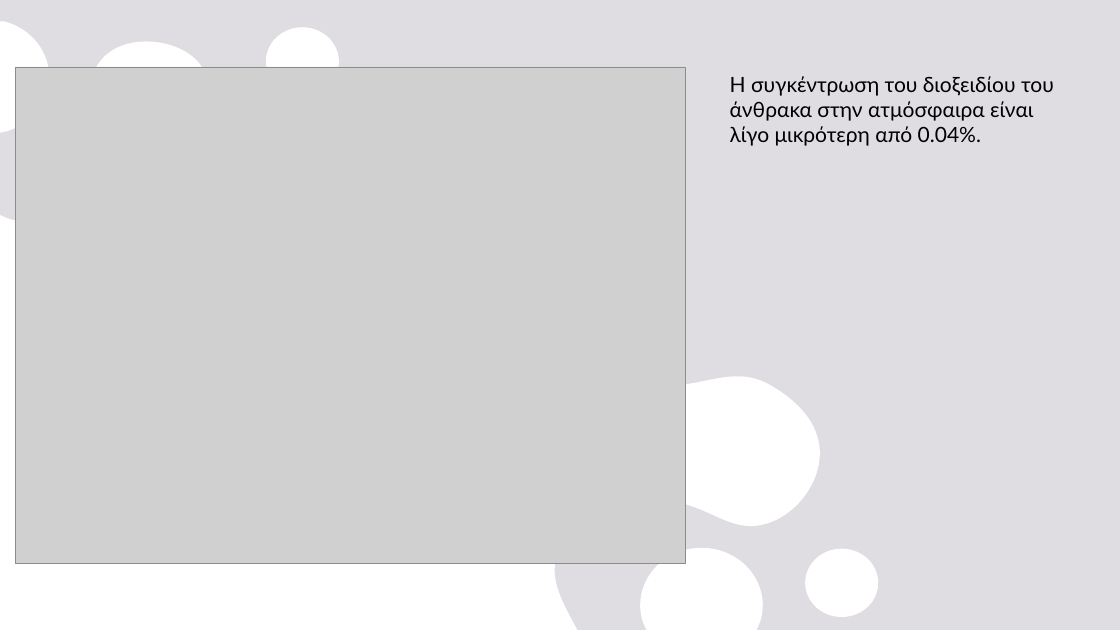
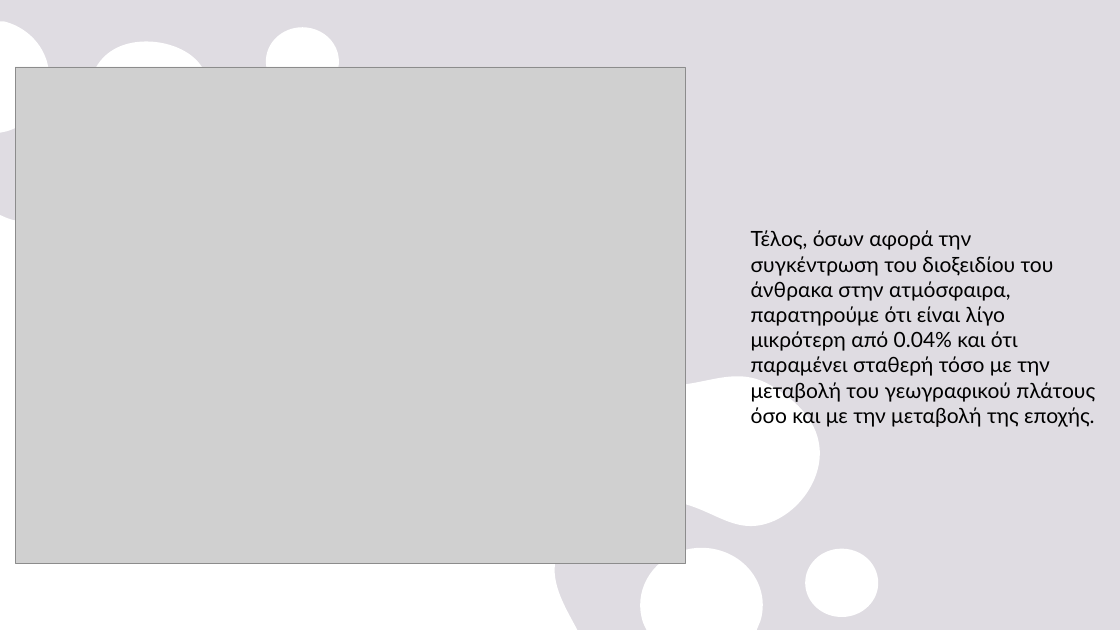
Before and after one commit to nadezsha/MSc---Applied-Meteorology-and-Environmental-Physics, a slide deck: slide 16 of Radiation and Atmosphere Interaction/Report 0/ΕργασίαΜηδέν.pptx (slide 15 before the commit). Drawn at 1120x630 pixels with LibreOffice and Linux fonts; fonts in the diff are those of the drawing; grey boxes stand for pictures. Boxes give left, top, right and bottom in pixels: in the first picture for what was removed or moved away, otherwise in the second. Text is boxed around its words. In the diff, an @@ line names an element or a change of style, - is before the commit and + after.

```diff
--- a/Radiation and Atmosphere Interaction/Report 0/ΕργασίαΜηδέν.pptx
+++ b/Radiation and Atmosphere Interaction/Report 0/ΕργασίαΜηδέν.pptx
@@ text at bbox=[751, 230, 1095, 427]: text changed @@
-Η συγκέντρωση του διοξειδίου του άνθρακα στην ατμόσφαιρα είναι λίγο μικρότερη από 0.04%.
+Τέλος, όσων αφορά την συγκέντρωση του διοξειδίου του άνθρακα στην ατμόσφαιρα, παρατηρούμε ότι είναι λίγο μικρότερη από 0.04% και ότι παραμένει σταθερή τόσο με την μεταβολή του γεωγραφικού πλάτους όσο και με την μεταβολή της εποχής.
```
Also in this commit, not shown: 1 other slide changed, 3 slides added, 2 slides removed.
